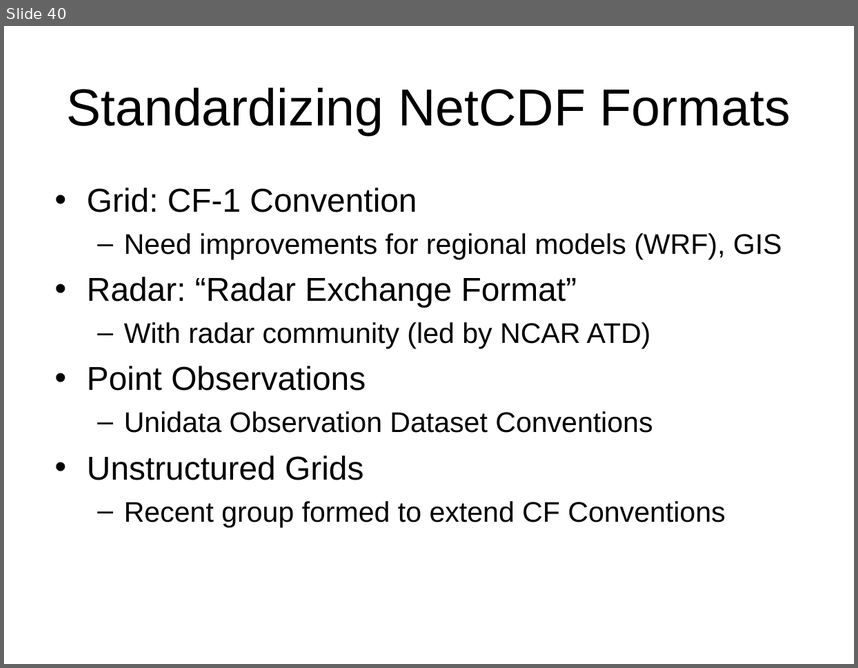
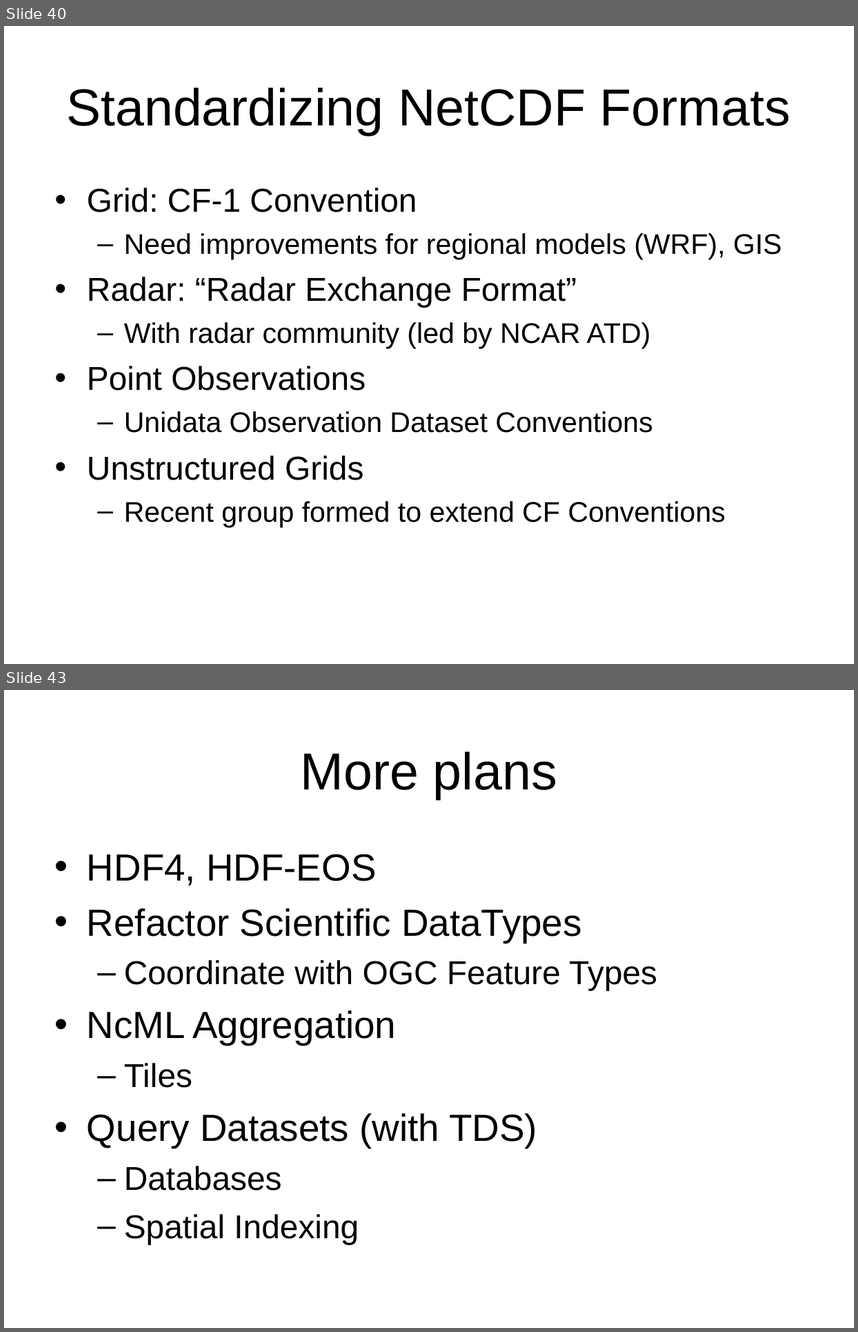
Before and after one commit to ooici-eoi/THREDDS, a slide deck: docs/web/netcdf-java/site/tutorial/CDMoverview.ppt. Shown one above the other, each under a label of ours: slide 40 before the commit, slides 40 and 43 after it; the slides between them are not shown. The pictures are 858x668 and 858x1332 pixels, drawn with LibreOffice and Linux fonts; fonts in the diff are those of the drawing; background and template pictures are left out. Boxes give left, top, right and bottom in pixels: in the first picture for what was removed or moved away, otherwise in the second. Text is boxed around its words. In the diff, an @@ line names an element or a change of style, - is before the commit and + after.

```diff
--- a/docs/web/netcdf-java/site/tutorial/CDMoverview.ppt
+++ b/docs/web/netcdf-java/site/tutorial/CDMoverview.ppt
@@ slide 43 added at <box>4,690,854,1328</box>, background picture (left out) @@
@@ title added at <box>301,751,557,799</box>, 44 pt, text #000000 @@
+More plans
@@ text added at <box>87,854,657,1244</box>, 32 pt, text #000000 @@
+• HDF4, HDF-EOS
+• Refactor Scientific DataTypes
+  – Coordinate with OGC Feature Types
+• NcML Aggregation
+  – Tiles
+• Query Datasets (with TDS)
+  – Databases
+  – Spatial Indexing
```
Also in this commit, not shown: 3 slides changed, 2 other slides added, 9 other files.
